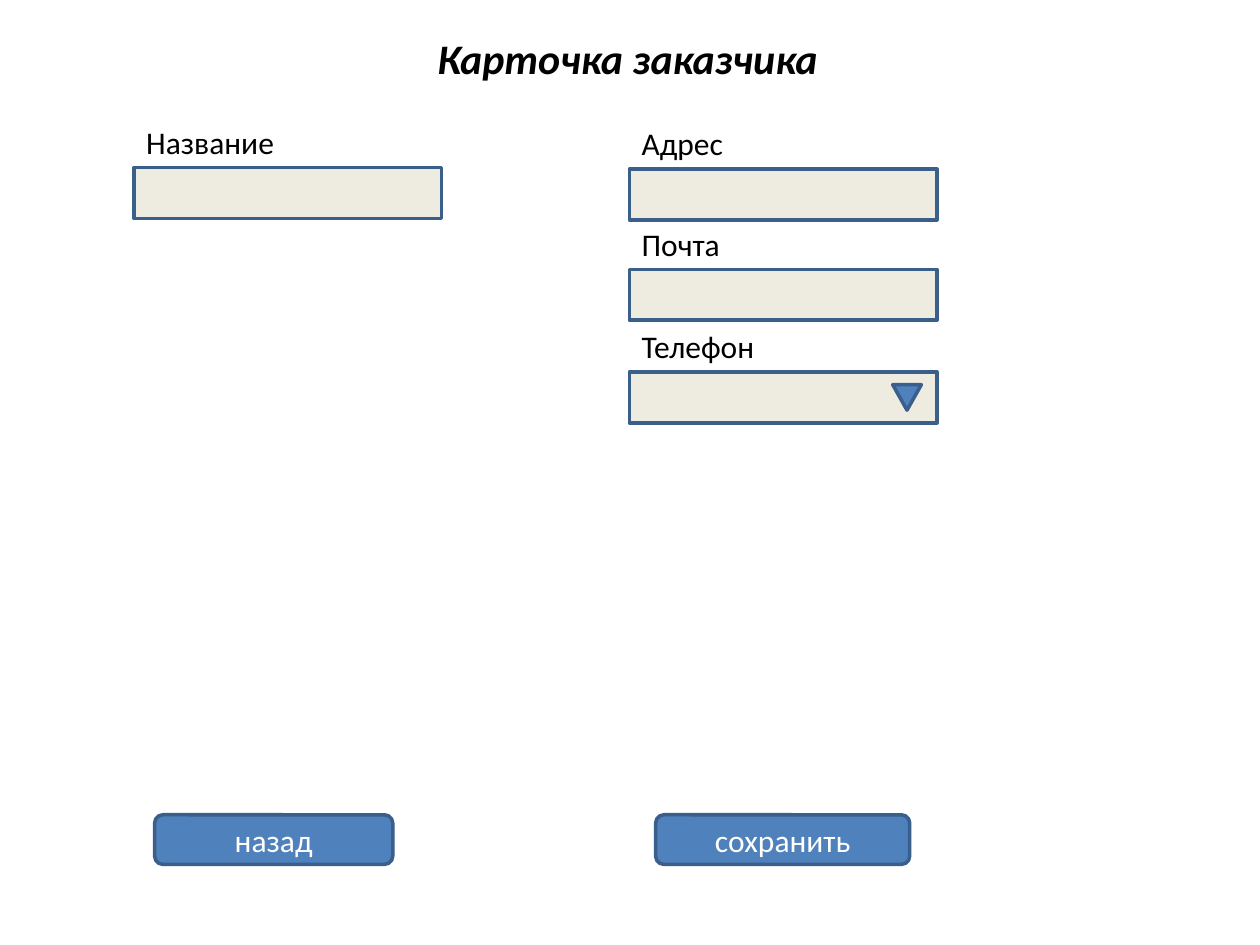
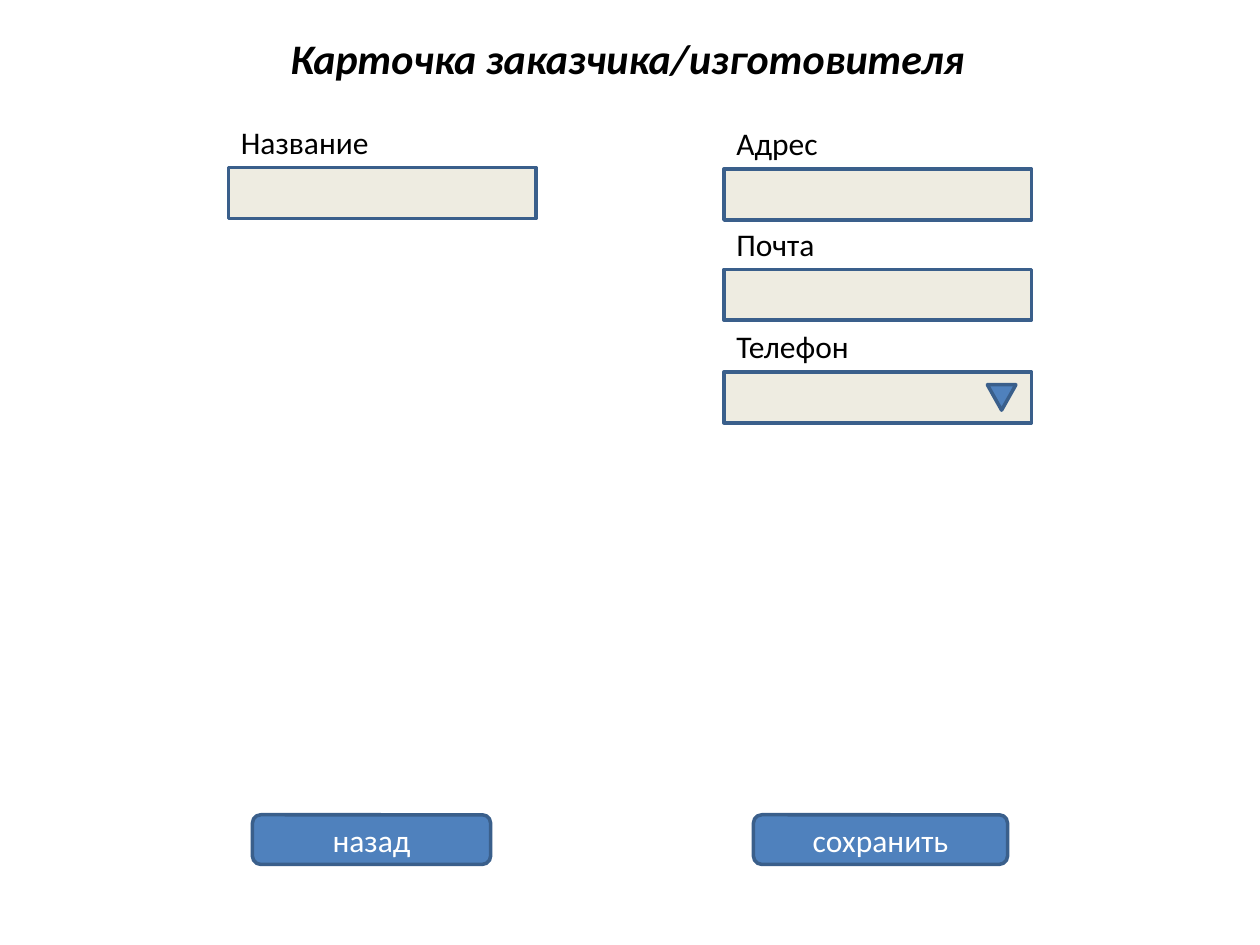
Before and after one commit to ytsep/projects_TPI, a slide deck: slide 4 of ПроектыТПИ.pptx (slide 2 before the commit). Drawn at 1260x945 pixels with LibreOffice and Linux fonts; fonts in the diff are those of the drawing. Boxes give left, top, right and bottom in pixels: in the first picture for what was removed or moved away, otherwise in the second. Text is boxed around its words. In the diff, an @@ line names an element or a change of style, - is before the commit and + after.

```diff
--- a/ПроектыТПИ.pptx
+++ b/ПроектыТПИ.pptx
@@ text at [290, 45, 965, 81]: text changed @@
-Карточка заказчика
+Карточка заказчика/изготовителя
@@ 4 texts, 4 rectangles, 1 rounded rectangle, 1 flow chart merge: place and size @@
-4 texts, 4 rectangles, 1 rounded rectangle, 1 flow chart merge at [134, 133, 936, 864]
+4 texts, 4 rectangles, 1 rounded rectangle, 1 flow chart merge at [228, 133, 1032, 864]
@@ rounded rectangle "сохранить": place and size @@
-rounded rectangle "сохранить" at [655, 815, 910, 864]
+rounded rectangle "сохранить" at [753, 815, 1008, 864]
```
Also in this commit, not shown: 5 other slides changed, 2 slides added.
